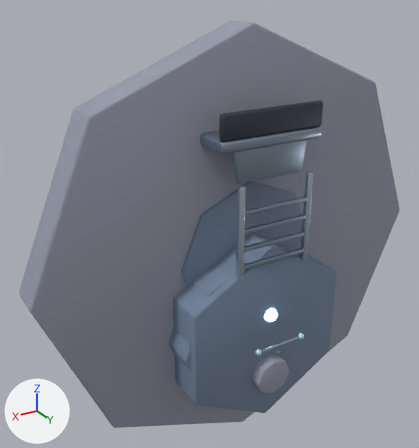
The glTF model public/assets/models/buildings/sniper_tower.glb, before and after one commit.
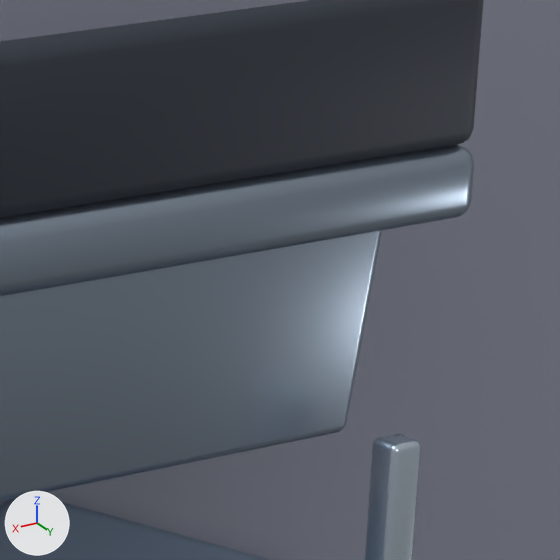
The first picture shows the older version from a 50 mm lens placed at (4.45, 6.59, 5.65), pointed at (0.26, -0.39, 2.16). The close-ups show the older and then the newer version on the part from 59% to 80% of the width and 23% to 43% of the height of that picture. Only the edits that show in the close-ups are written down. The lights are fixed; the arrows at lower left show +X, +Y and +Z. Where no turn or scale is listed for an object, it has been applied to the vertices.

Names of what the first close-up shows: 'LOD1_PROXY_cap', 'deck', 'ladderRail.L', 'railB', 'shaft', 'sniperWindbreak'.
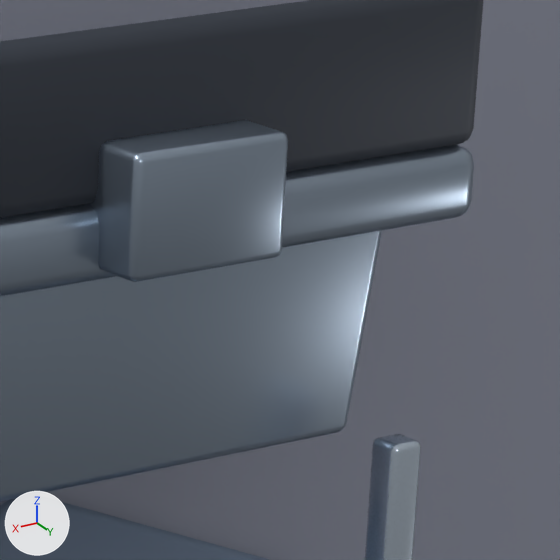
What changed in the scene script:
```text
Add me_cube_1260:
    me_cube_1260.from_pydata(...)  # 56 vertices, 108 faces; spans x -0.19..0.19, y -0.275..0.275, z -0.13..0.13
    me_cube_1260.materials.append(mat_mat_sniper_tower_metal)  # greyish blue #99a8b8
Add ob_snipercounterweight:
    ob_snipercounterweight = bpy.data.objects.new('sniperCounterweight', me_cube_1260)
    ob_snipercounterweight.location = (0.0, 0.64, 3.78)
```

What differs and where, as boxes (x1, y1, x2, y2) in the close-ups (560 x 560 px):
'sniperCounterweight', added
    after: (89, 120, 288, 282)
